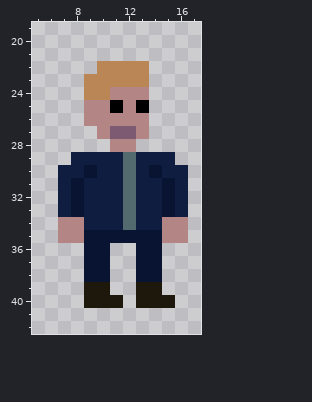
A pixel-art sprite gets an edit: assets/textures/viktor.png. That is the earlier state.
The file is 24x48 pixels. Shown: x 5..17, y 19..42.
The same view after the edit:
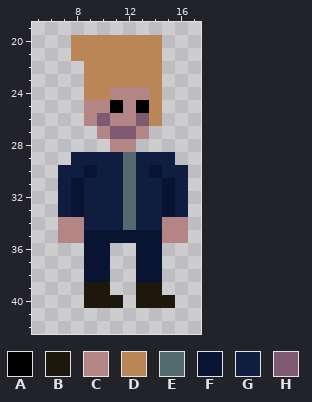
Palette (. is transparent): A #000000  B #1d170c  C #b38685  D #bb8655  E #536b6e  F #081431  G #0f1d40  H #7d5a71
Diff:
y 20..21: x 8..14 ....... -> DDDDDDD
y 22: x 9 . -> D; x 14 . -> D
y 23..25: x 14 . -> D
y 26: x 10 C -> H; x 13..14 C. -> HD
Pixel boxes of the changes (left, top, right, bottom) in both pictures:
changed: (71, 35, 162, 126)
